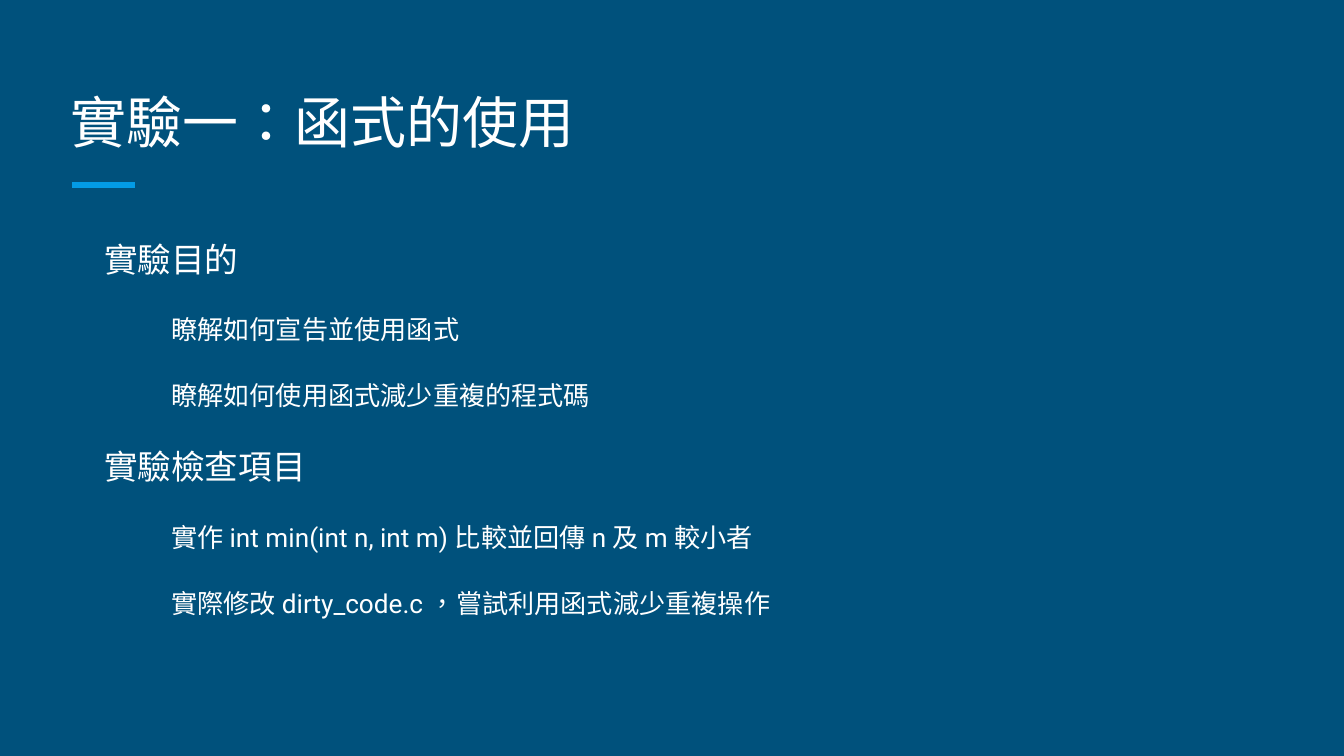
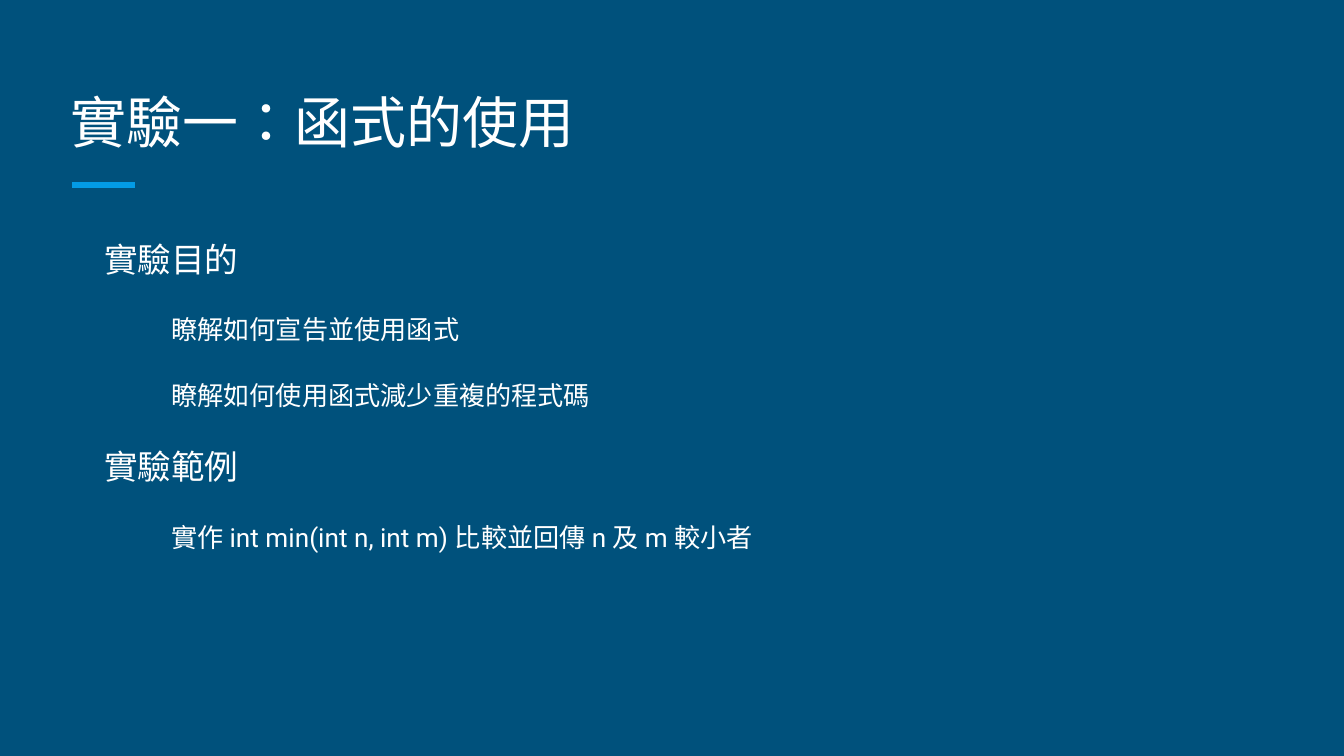
Before and after one commit to commProgramTAs/class, a slide deck: slide 2 of lab6/Lab 06 - 函式與遞迴.pptx. Drawn at 1344x756 pixels with LibreOffice and Linux fonts; fonts in the diff are those of the drawing. Boxes give left, top, right and bottom in pixels: in the first picture for what was removed or moved away, otherwise in the second. Text is boxed around its words. In the diff, an @@ line names an element or a change of style, - is before the commit and + after.

```diff
--- a/lab6/Lab 06 - 函式與遞迴.pptx
+++ b/lab6/Lab 06 - 函式與遞迴.pptx
@@ text at [104,450,238,482]: text changed @@
-實驗檢查項目
+實驗範例
@@ text at [171,591,770,619]: paragraph removed @@
-  實際修改 dirty_code.c ，嘗試利用函式減少重複操作
```
Also in this commit, not shown: 4 other slides changed, 2 slides added, 11 other files.
